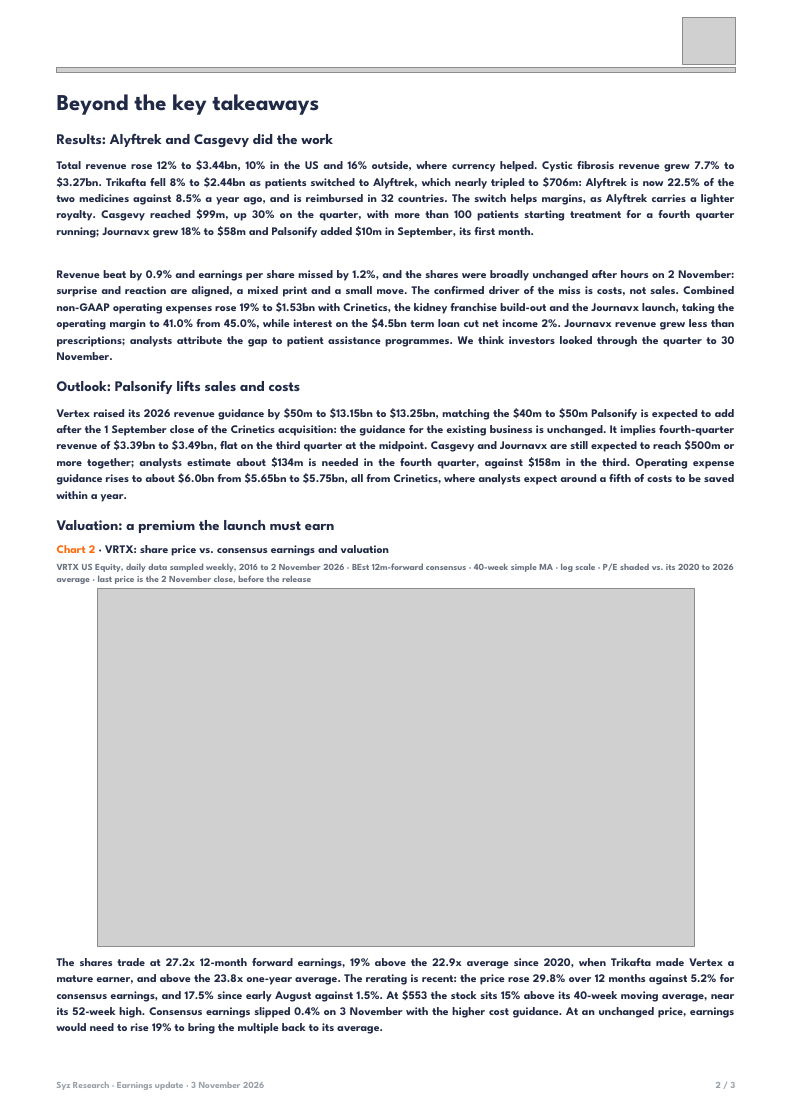
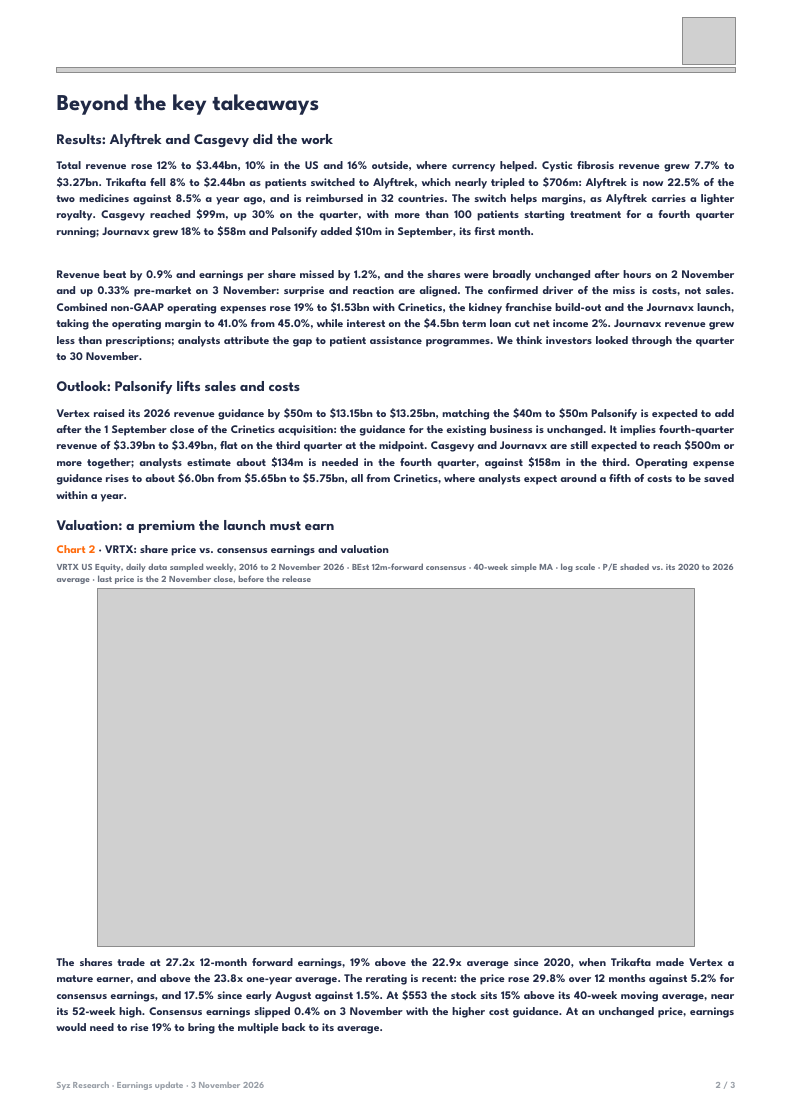
Before and after one commit to jb-db05/syz-earnings, a slide deck: slide 2 of deliverables/VRTX_Q3_2026/Earnings_Update_VRTX_Q32026.pptx. Drawn at 792x1120 pixels with LibreOffice and Linux fonts; fonts in the diff are those of the drawing; grey boxes stand for pictures. Boxes give left, top, right and bottom in pixels: in the first picture for what was removed or moved away, otherwise in the second. Text is boxed around its words. In the diff, an @@ line names an element or a change of style, - is before the commit and + after.

```diff
--- a/deliverables/VRTX_Q3_2026/Earnings_Update_VRTX_Q32026.pptx
+++ b/deliverables/VRTX_Q3_2026/Earnings_Update_VRTX_Q32026.pptx
@@ text at [57, 270, 735, 360]: text changed @@
-Revenue beat by 0.9% and earnings per share missed by 1.2%, and the shares were broadly unchanged after hours on 2 November: surprise and reaction are aligned, a mixed print and a small move. The confirmed driver of the miss is costs, not sales. Combined non-GAAP operating expenses rose 19% to $1.53bn with Crinetics, the kidney franchise build-out and the Journavx launch, taking the operating margin to 41.0% from 45.0%, while interest on the $4.5bn term loan cut net income 2%. Journavx revenue grew less than prescriptions; analysts attribute the gap to patient assistance programmes. We think investors looked through the quarter to 30 November.
+Revenue beat by 0.9% and earnings per share missed by 1.2%, and the shares were broadly unchanged after hours on 2 November and up 0.33% pre-market on 3 November: surprise and reaction are aligned. The confirmed driver of the miss is costs, not sales. Combined non-GAAP operating expenses rose 19% to $1.53bn with Crinetics, the kidney franchise build-out and the Journavx launch, taking the operating margin to 41.0% from 45.0%, while interest on the $4.5bn term loan cut net income 2%. Journavx revenue grew less than prescriptions; analysts attribute the gap to patient assistance programmes. We think investors looked through the quarter to 30 November.
```
Also in this commit, not shown: 1 other slide changed, 4 other files.
